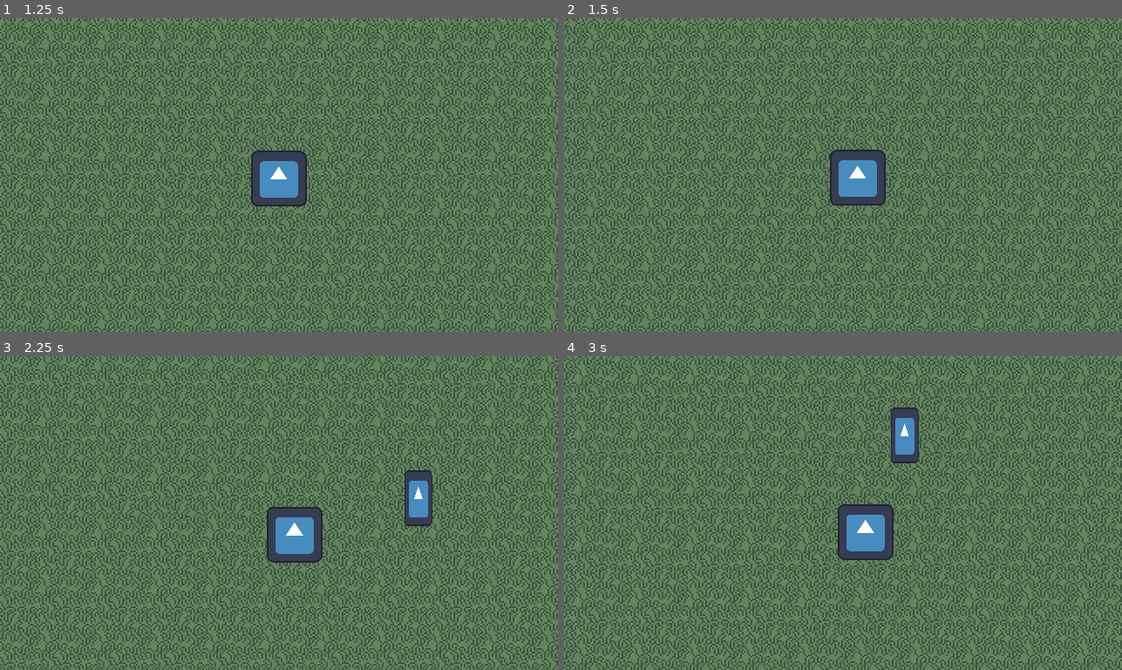
Above: before the commit, frames 1-4 (two rows, left to right).
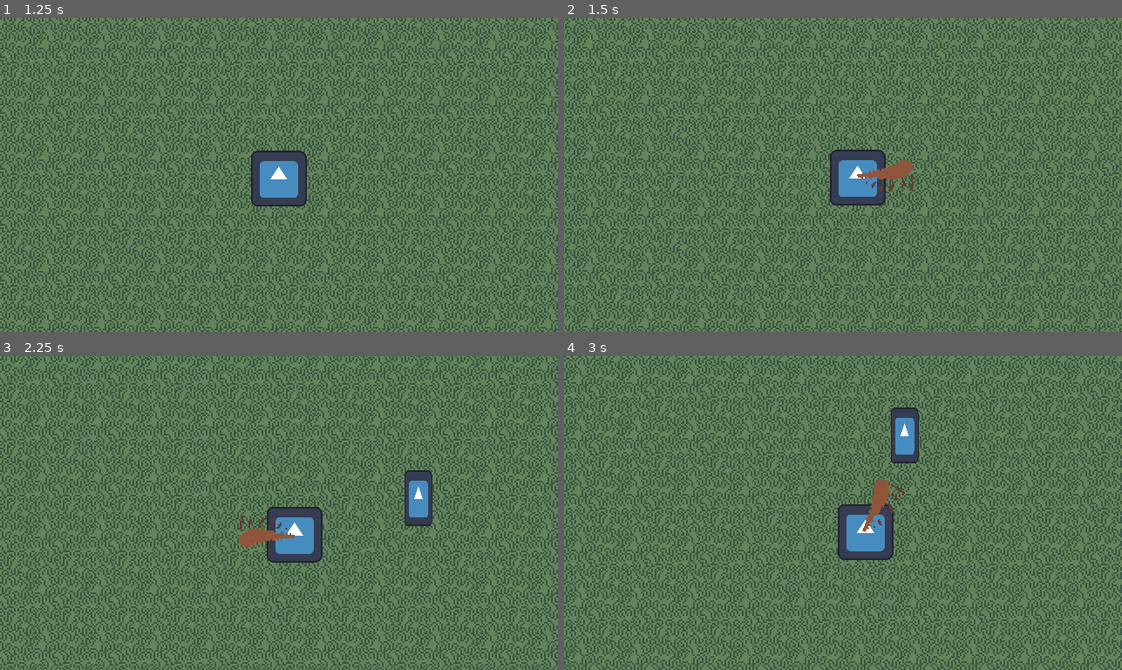
Above: after the commit, the same moments.

Repository: KxUgh/48h-game-jam-game
Game: Godot game, scene res://scenes/main_menu.tscn
The game is run twice, just before and just after one commit, with the same random seed, the same clock (stepped at 60 frames per second) and the same inputs. The engine's default icon, where the game draws it, is replaced by a stand-in: a white triangle on a blue panel in a dark square.
Inputs (mouse positions are in pixels of both pictures, inside the frame that each line leads up to):
- Up to frame 1 (1.25 s): click "Game the Game" at 0.5 s
- Up to frame 2 (1.5 s): move the mouse to (965, 159) at 1.27 s; hold D (right) from 1.28 s (still down); click (965, 159) at 1.35 s
- Up to frame 3 (2.25 s): move the mouse to (167, 528) at 2.02 s; release D (right) at 2.03 s; hold S (down) from 2.03 s (still down); click (167, 528) at 2.1 s
- Up to frame 4 (3 s): move the mouse to (898, 443) at 2.77 s; release S (down) at 2.78 s; hold D (right) from 2.78 s (still down); click (898, 443) at 2.85 s

Frame 1 is identical in both runs. In frame 2, 0.4% of the frame differs, in the area x 52-63%, y 45-56%; in frame 3, 0.4%, in the area x 42-53%, y 50-61%; in frame 4, 0.4%.

Commit message:
Create club attack

Diff:
--- /dev/null
+++ b/scenes/club_attack.tscn
@@ -0,0 +1,63 @@
+[gd_scene load_steps=10 format=3 uid="uid://cgcoauqh6nqty"]
+
+[ext_resource type="Script" path="res://scripts/club_attack.gd" id="1_vvwa0"]
+[ext_resource type="Texture2D" uid="uid://bud4wgdn27coe" path="res://assets/club_attack.png" id="2_8jj40"]
+
+[sub_resource type="RectangleShape2D" id="RectangleShape2D_ac15m"]
+size = Vector2(32, 32)
+
+[sub_resource type="AtlasTexture" id="AtlasTexture_dkhjj"]
+atlas = ExtResource("2_8jj40")
+region = Rect2(0, 0, 32, 32)
+
+[sub_resource type="AtlasTexture" id="AtlasTexture_i3bk8"]
+atlas = ExtResource("2_8jj40")
+region = Rect2(32, 0, 32, 32)
+
+[sub_resource type="AtlasTexture" id="AtlasTexture_7mvfc"]
+atlas = ExtResource("2_8jj40")
+region = Rect2(64, 0, 32, 32)
+
+[sub_resource type="AtlasTexture" id="AtlasTexture_n4yah"]
+atlas = ExtResource("2_8jj40")
+region = Rect2(96, 0, 32, 32)
+
+[sub_resource type="AtlasTexture" id="AtlasTexture_qn1k2"]
+atlas = ExtResource("2_8jj40")
+region = Rect2(128, 0, 32, 32)
+
+[sub_resource type="SpriteFrames" id="SpriteFrames_862u8"]
+animations = [{
+"frames": [{
+"duration": 1.0,
+"texture": SubResource("AtlasTexture_dkhjj")
+}, {
+"duration": 1.0,
+"texture": SubResource("AtlasTexture_i3bk8")
+}, {
+"duration": 1.0,
+"texture": SubResource("AtlasTexture_7mvfc")
+}, {
+"duration": 1.0,
+"texture": SubResource("AtlasTexture_n4yah")
+}, {
+"duration": 1.0,
+"texture": SubResource("AtlasTexture_qn1k2")
+}],
+"loop": false,
+"name": &"default",
+"speed": 30.0
+}]
+
+[node name="ClubAttack" type="Area2D" node_paths=PackedStringArray("sprite")]
+script = ExtResource("1_vvwa0")
+sprite = NodePath("AnimatedSprite2D")
+
+[node name="CollisionShape2D" type="CollisionShape2D" parent="."]
+position = Vector2(16, 0)
+shape = SubResource("RectangleShape2D_ac15m")
+
+[node name="AnimatedSprite2D" type="AnimatedSprite2D" parent="."]
+position = Vector2(16, 0)
+sprite_frames = SubResource("SpriteFrames_862u8")
+autoplay = "default"
--- a/scenes/player.tscn
+++ b/scenes/player.tscn
@@ -1,15 +1,18 @@
-[gd_scene load_steps=4 format=3 uid="uid://by2vub21vtxyo"]
+[gd_scene load_steps=6 format=3 uid="uid://by2vub21vtxyo"]
 
 [ext_resource type="Script" path="res://scripts/player.gd" id="1_8x3jl"]
 [ext_resource type="Texture2D" uid="uid://o68a8bjvx1yl" path="res://assets/icon.svg" id="2_ur10b"]
+[ext_resource type="PackedScene" uid="uid://difqlskth1v0q" path="res://scenes/sword.tscn" id="3_d6vd4"]
+[ext_resource type="PackedScene" uid="uid://cgcoauqh6nqty" path="res://scenes/club_attack.tscn" id="4_1v1bj"]
 
 [sub_resource type="CapsuleShape2D" id="CapsuleShape2D_uqn3e"]
 radius = 16.0
 height = 32.0
 
-[node name="Player" type="CharacterBody2D" groups=["Players"]]
+[node name="Player" type="CharacterBody2D" node_paths=PackedStringArray("sword") groups=["Players"]]
 motion_mode = 1
 script = ExtResource("1_8x3jl")
+sword = NodePath("Sword")
 speed = 100.0
 
 [node name="CollisionShape2D" type="CollisionShape2D" parent="."]
@@ -18,3 +21,7 @@
 [node name="Sprite2D" type="Sprite2D" parent="."]
 scale = Vector2(0.25, 0.25)
 texture = ExtResource("2_ur10b")
+
+[node name="Sword" parent="." node_paths=PackedStringArray("weapon_owner") instance=ExtResource("3_d6vd4")]
+slash = ExtResource("4_1v1bj")
+weapon_owner = NodePath("..")
--- /dev/null
+++ b/scenes/sword.tscn
@@ -0,0 +1,6 @@
+[gd_scene load_steps=2 format=3 uid="uid://difqlskth1v0q"]
+
+[ext_resource type="Script" path="res://scripts/sword.gd" id="1_wfbw7"]
+
+[node name="Sword" type="Node2D"]
+script = ExtResource("1_wfbw7")
--- /dev/null
+++ b/scripts/club_attack.gd
@@ -0,0 +1,7 @@
+extends Attack
+
+@export var sprite: AnimatedSprite2D
+
+func _process(delta: float) -> void:
+	if not sprite.is_playing():
+		queue_free()
--- a/scripts/player.gd
+++ b/scripts/player.gd
@@ -1,6 +1,7 @@
 class_name Player
 extends Entity
 
+@export var sword: Weapon
 @export var speed: float
 
 func _ready() -> void:
@@ -12,4 +13,8 @@
 	var direction: Vector2 = Vector2(x_direction,y_direction).normalized()
 
 	velocity = speed * direction
+
+	if Input.is_action_just_pressed("attack"):
+		sword.attack(position,get_global_mouse_position())
+
 	move_and_slide()
--- /dev/null
+++ b/scripts/sword.gd
@@ -0,0 +1,9 @@
+extends Weapon
+
+@export var slash: PackedScene
+
+func attack(origin_position: Vector2, target_position: Vector2) -> void:
+	var angle: float = origin_position.angle_to_point(target_position)
+	var slash_instance: Attack = init_attack(slash)
+	slash_instance.rotation = angle
+	add_child(slash_instance)
Binary file added: assets/club_attack.png
Not shown, added: assets/club_attack.png.import
